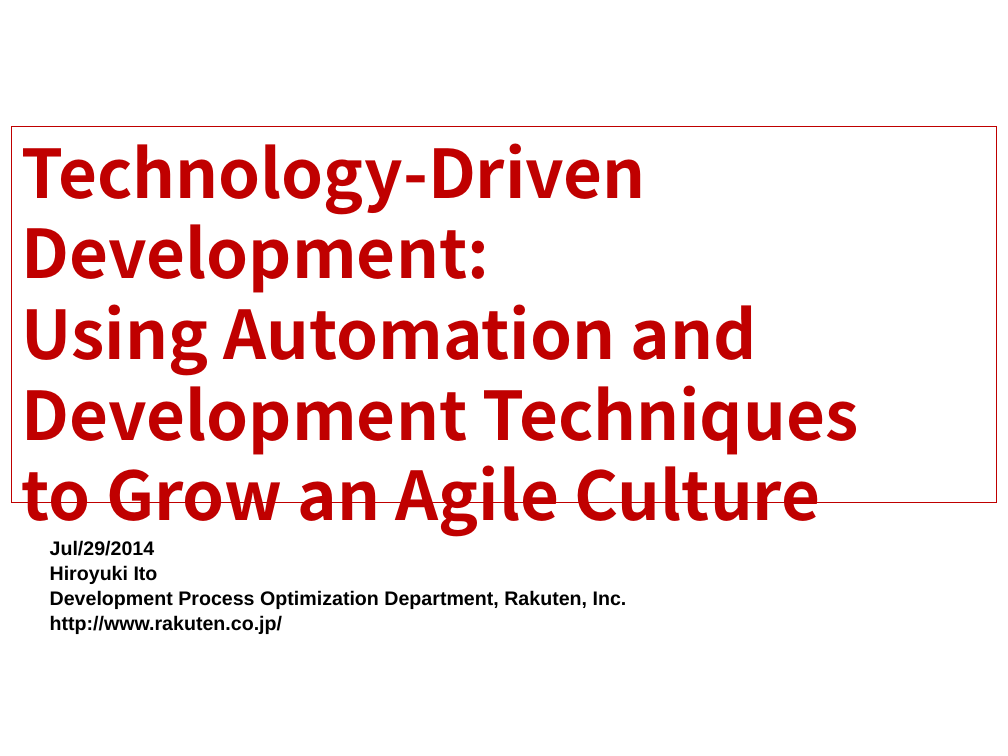
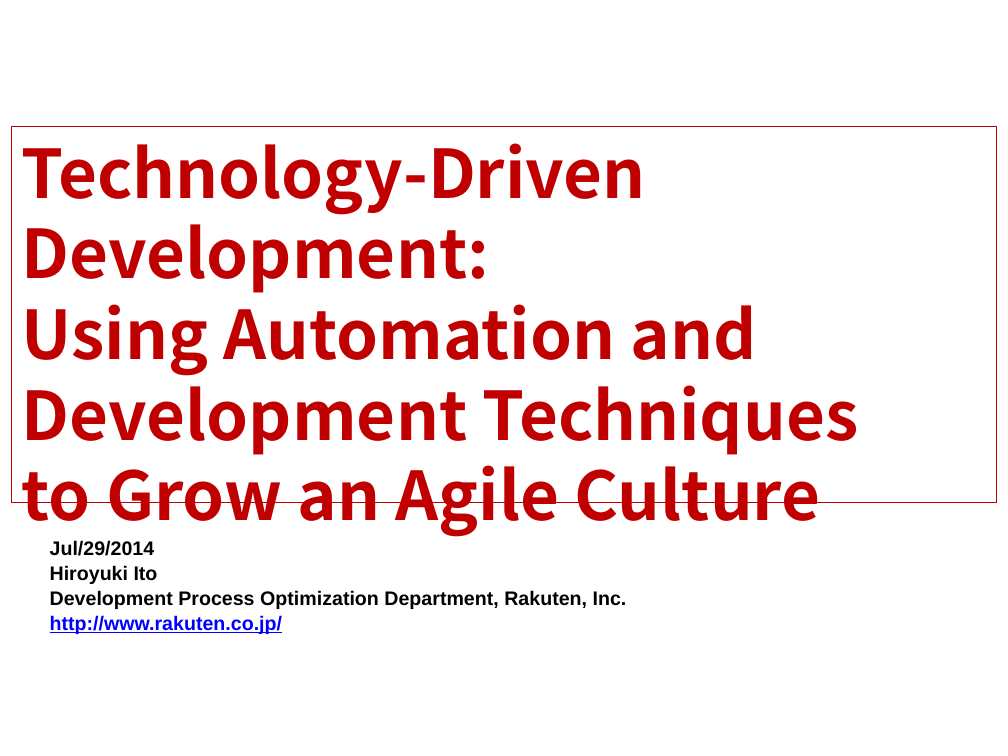
Before and after one commit to hageyahhoo/agile2014, a slide deck: slide 1 of presentations/TechnologyDrivenDevelopment.pptx. Drawn at 1008x756 pixels with LibreOffice and Linux fonts; fonts in the diff are those of the drawing; background and template pictures are left out. Boxes give left, top, right and bottom in pixels: in the first picture for what was removed or moved away, otherwise in the second. Text is boxed around its words. In the diff, an @@ line names an element or a change of style, - is before the commit and + after.

```diff
--- a/presentations/TechnologyDrivenDevelopment.pptx
+++ b/presentations/TechnologyDrivenDevelopment.pptx
@@ text at [50, 615, 282, 634]: text colour #000000 to #0000FF, underline on in "http://www.rakuten.co.jp/" @@
```
Also in this commit, not shown: 1 slide added, 2 other files.
